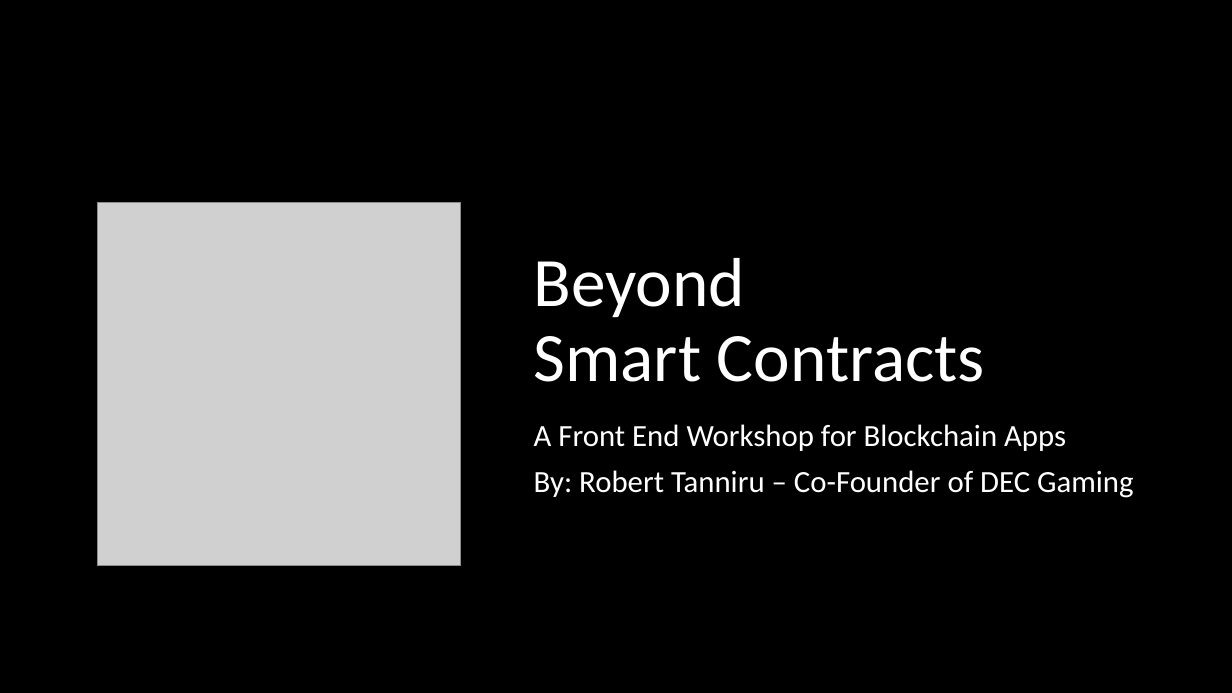
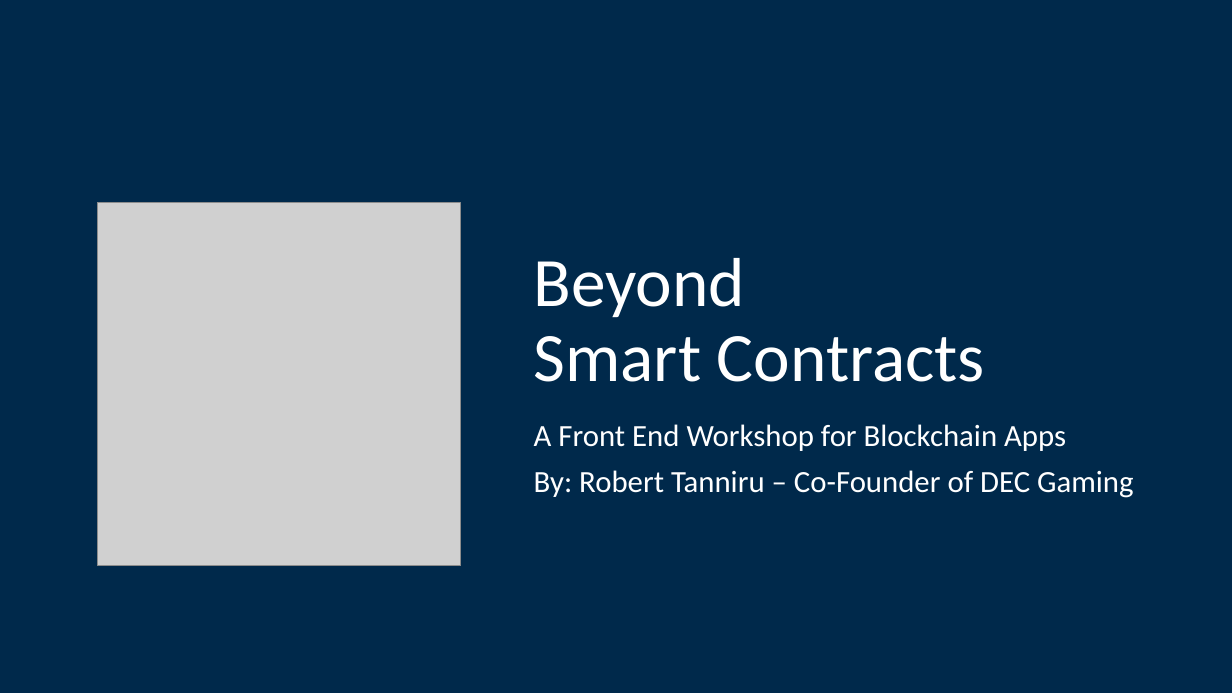
Before and after one commit to Blockchain-at-Michigan/Front-End-Workshop, a slide deck: slide 1 of presentation/Workshop_12_2_18.pptx. Drawn at 1232x693 pixels with LibreOffice and Linux fonts; fonts in the diff are those of the drawing; grey boxes stand for pictures. Boxes give left, top, right and bottom in pixels: in the first picture for what was removed or moved away, otherwise in the second. Text is boxed around its words. In the diff, an @@ line names an element or a change of style, - is before the commit and + after.

```diff
--- a/presentation/Workshop_12_2_18.pptx
+++ b/presentation/Workshop_12_2_18.pptx
@@ background #000000 to #00294B @@
```
Also in this commit, not shown: 1 other slide changed.
